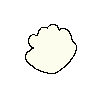
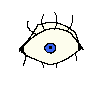
The second 100x100 image is a revision of the first. Changes to its layers:
hid group "Fist" (3 layers) over [24, 24, 78, 74]
showed group "Eye" (3 layers) over [19, 12, 84, 68]
